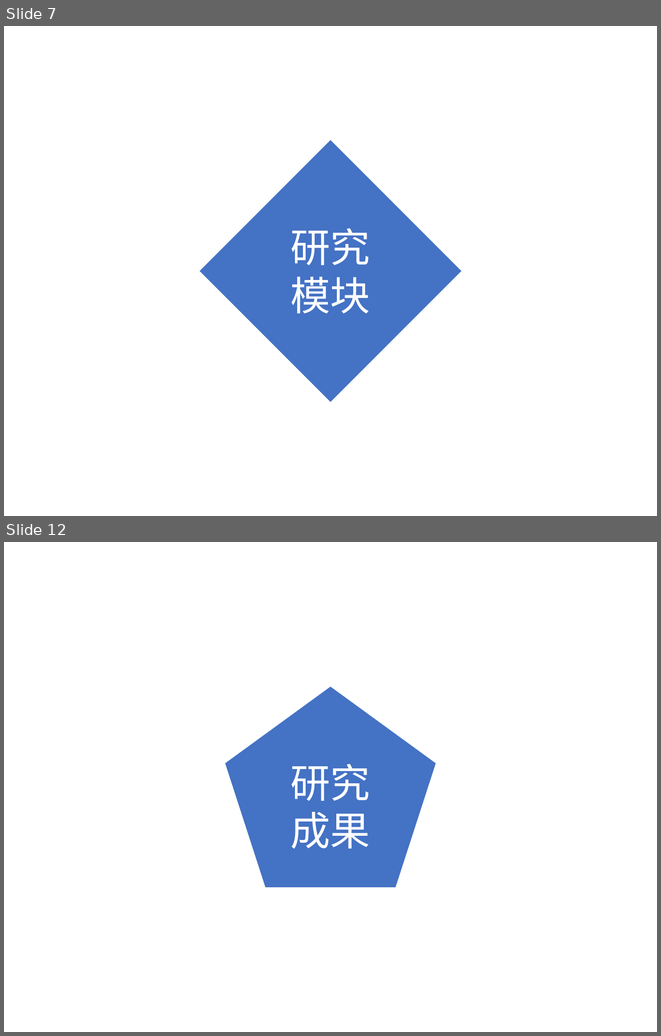
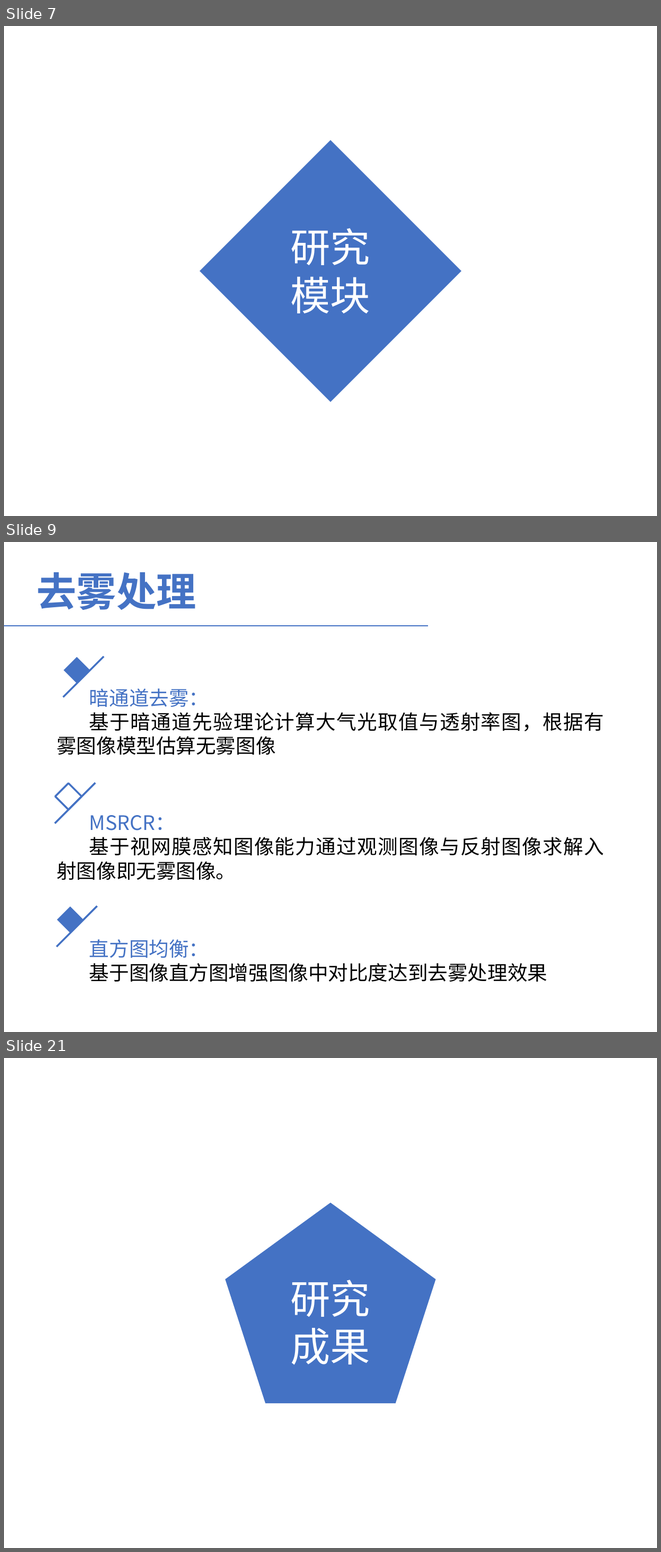
Before and after one commit to LauraCaiMin/JavaCode, a slide deck: 基于视频分析的森林烟火识别算法研究-蔡敏.pptx. Shown one above the other, each under a label of ours: slides 7 and 12 before the commit, slides 7, 9 and 21 after it; the slides between them are not shown. The pictures are 661x1036 and 661x1552 pixels, drawn with LibreOffice and Linux fonts; fonts in the diff are those of the drawing. Boxes give left, top, right and bottom in pixels: in the first picture for what was removed or moved away, otherwise in the second. Text is boxed around its words. In the diff, an @@ line names an element or a change of style, - is before the commit and + after.

```diff
--- a/基于视频分析的森林烟火识别算法研究-蔡敏.pptx
+++ b/基于视频分析的森林烟火识别算法研究-蔡敏.pptx
@@ slide 9 added at (x1=4, y1=542, x2=657, y2=1032), background #FFFFFF @@
@@ text added at (x1=37, y1=572, x2=196, y2=610), 44 pt, text #4472C4, bold @@
+去雾处理
@@ line added from (4, 626) to (429, 626), #4472C4 1.25 pt @@
@@ rectangle added at (x1=63, y1=657, x2=90, y2=684), fill #4472C4 @@
@@ line added from (104, 656) to (63, 697), #4472C4 2 pt @@
@@ text added at (x1=56, y1=688, x2=604, y2=755), 22 pt, text #000000 @@
+暗通道去雾：
+基于暗通道先验理论计算大气光取值与透射率图，根据有雾图像模型估算无雾图像
@@ rectangle added at (x1=55, y1=783, x2=82, y2=810), outline #4472C4 2 pt @@
@@ line added from (95, 783) to (55, 823), #4472C4 2 pt @@
@@ text added at (x1=56, y1=815, x2=604, y2=880), 22 pt, text #000000 @@
+MSRCR：
+基于视网膜感知图像能力通过观测图像与反射图像求解入射图像即无雾图像。
@@ line added from (97, 906) to (56, 946), #4472C4 2 pt @@
@@ rectangle added at (x1=57, y1=906, x2=84, y2=933), fill #4472C4 @@
@@ text added at (x1=89, y1=939, x2=547, y2=981), 22 pt, text #000000 @@
+直方图均衡：
+基于图像直方图增强图像中对比度达到去雾处理效果
@@ what was slide 12 is now slide 21 @@
```
Also in this commit, not shown: 2 slides changed, 11 other slides added, 3 slides removed.
